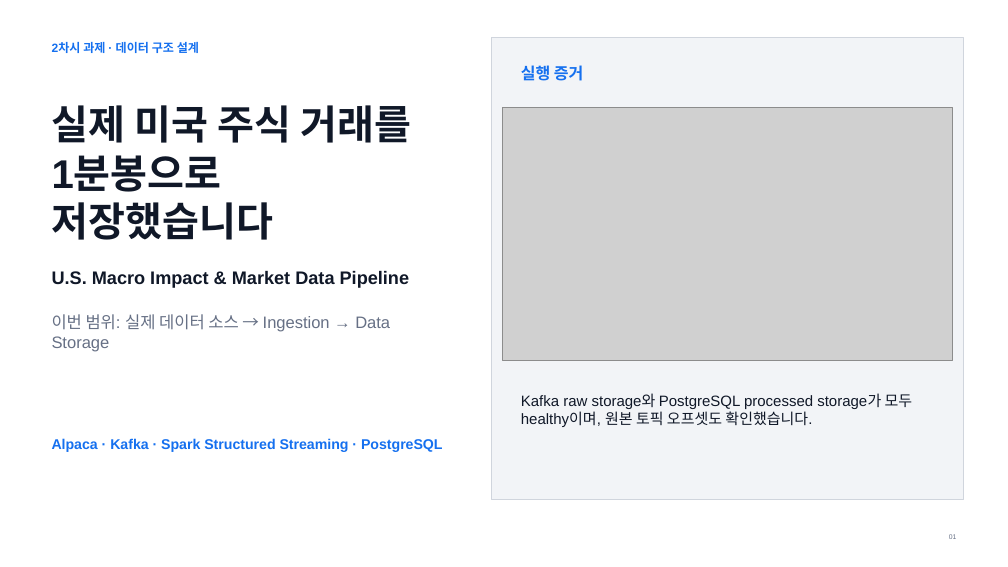
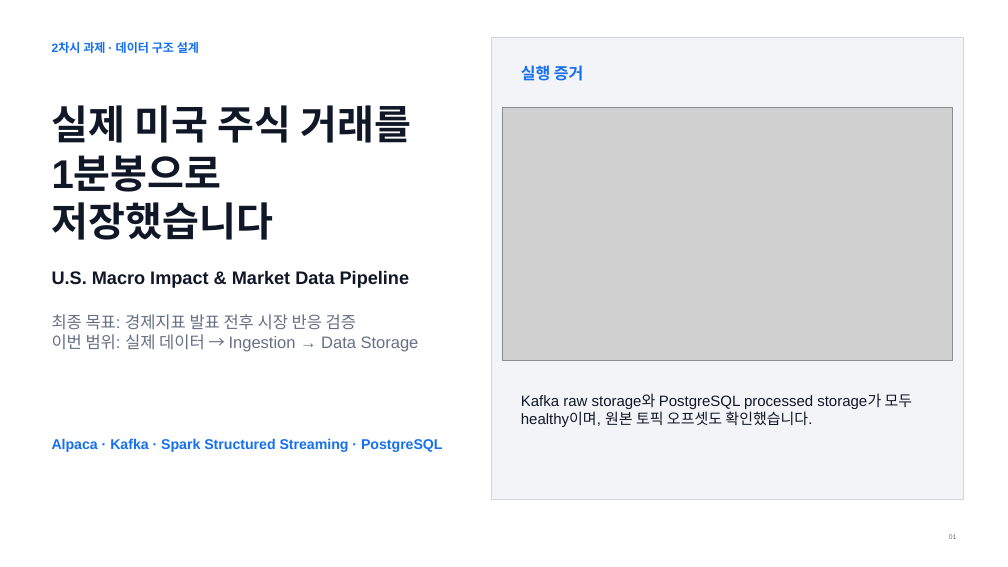
Before and after one commit to hjh6709/us-market-intelligence-pipeline, a slide deck: slide 1 of docs/presentation/us-market-pipeline-assignment.pptx. Drawn at 1008x567 pixels with LibreOffice and Linux fonts; fonts in the diff are those of the drawing; grey boxes stand for pictures. Boxes give left, top, right and bottom in pixels: in the first picture for what was removed or moved away, otherwise in the second. Text is boxed around its words. In the diff, an @@ line names an element or a change of style, - is before the commit and + after.

```diff
--- a/docs/presentation/us-market-pipeline-assignment.pptx
+++ b/docs/presentation/us-market-pipeline-assignment.pptx
@@ text at (x1=52, y1=314, x2=419, y2=352): text changed @@
-이번 범위: 실제 데이터 소스 → Ingestion → Data Storage
+최종 목표: 경제지표 발표 전후 시장 반응 검증
+이번 범위: 실제 데이터 → Ingestion → Data Storage
```
Also in this commit, not shown: 5 other slides changed, 45 other files.
